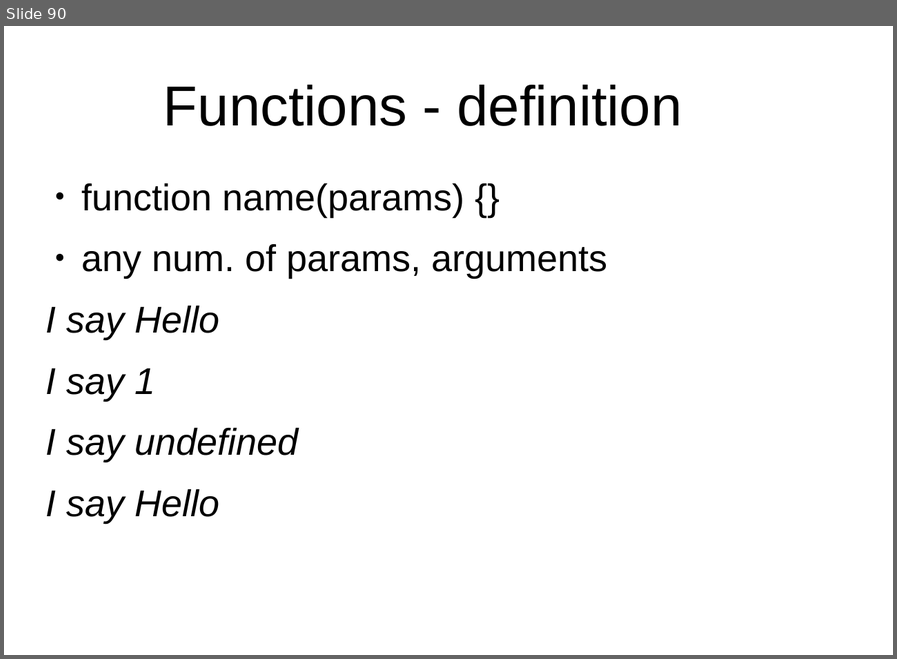
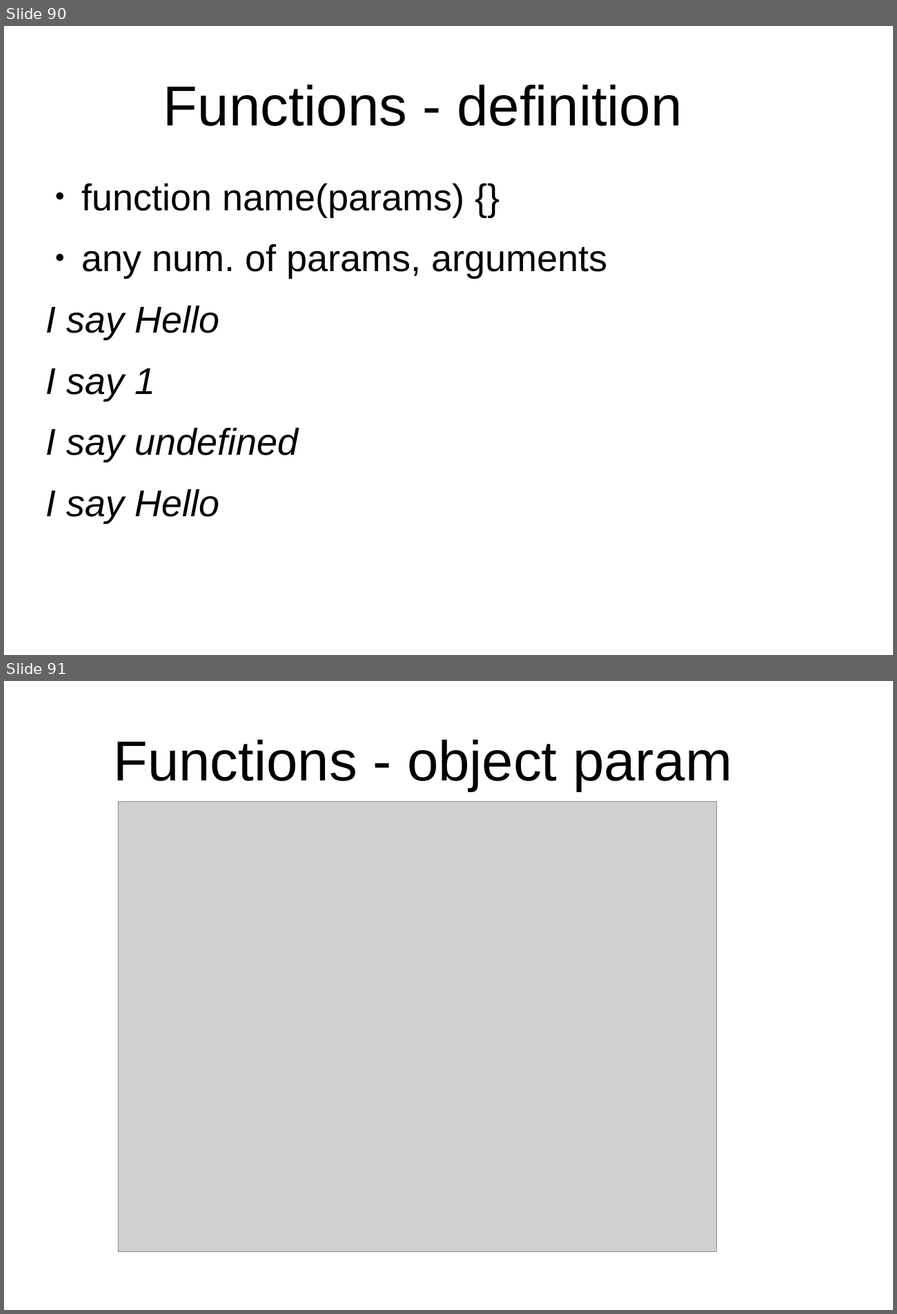
Before and after one commit to peterborkuti/other, a slide deck: JavaScriptBasics/jsbasics-slide.odp. Shown one above the other, each under a label of ours: slide 90 before the commit, slides 90 and 91 after it. The pictures are 897x659 and 897x1314 pixels, drawn with LibreOffice and Linux fonts; fonts in the diff are those of the drawing; grey boxes stand for pictures; background and template pictures are left out. Boxes give left, top, right and bottom in pixels: in the first picture for what was removed or moved away, otherwise in the second. Text is boxed around its words. In the diff, an @@ line names an element or a change of style, - is before the commit and + after.

Commit message:
function impress 02

```diff
--- a/JavaScriptBasics/jsbasics-slide.odp
+++ b/JavaScriptBasics/jsbasics-slide.odp
@@ slide 91 added at box(4, 681, 893, 1310), background #FFFFFF @@
@@ title added at box(114, 740, 732, 791), 53.3 pt, text #000000 @@
+Functions - object param
@@ picture added at box(118, 801, 716, 1251) @@
```
Also in this commit, not shown: 2 slides changed, 15 other slides added, 1 other file.
